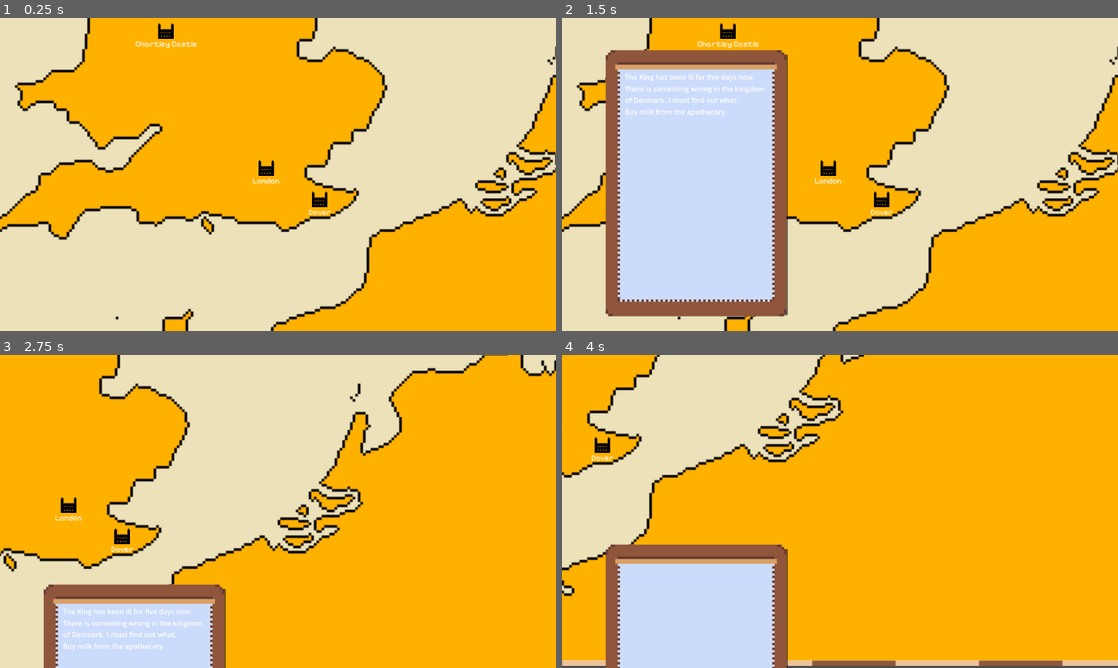
Above: before the commit, frames 1-4 (two rows, left to right).
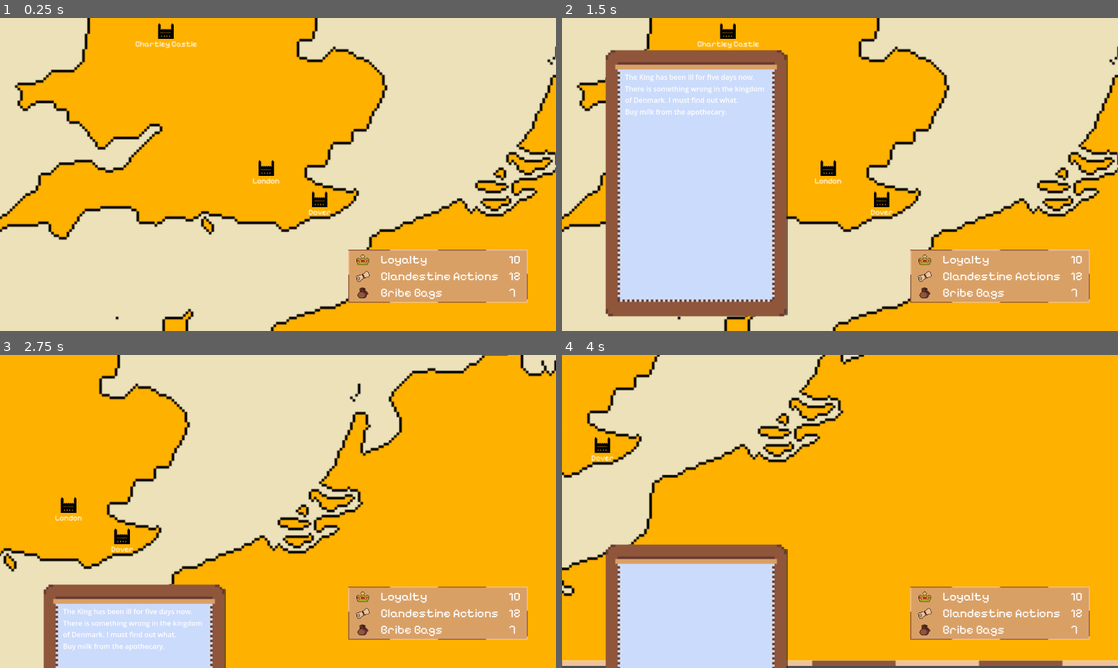
Above: after the commit, the same moments.

Repository: tsouthom/spymaster
Game: Godot game, scene res://scenes/main_map.tscn
Same seed, same stepped clock (60 frames per second), same inputs: the game is played once before the commit and once after it.
Inputs (mouse positions are in pixels of both pictures, inside the frame that each line leads up to):
- Up to frame 1 (0.25 s): no input
- Up to frame 2 (1.5 s): tap Enter at 0.5 s; move the mouse to (828, 168) at 0.52 s; hold N (toggle_notebook) 0.53-1.28 s; click (828, 168) at 0.67 s; move the mouse to (728, 190) at 1.27 s; tap N (toggle_notebook) at 1.35 s; click (728, 190) at 1.42 s
- Up to frame 3 (2.75 s): tap Space at 2 s; move the mouse to (333, 442) at 2.02 s; hold N (toggle_notebook) from 2.03 s (still down); click (333, 442) at 2.17 s
- Up to frame 4 (4 s): move the mouse to (684, 536) at 2.77 s; release N (toggle_notebook) at 2.78 s; tap N (toggle_notebook) at 2.85 s; click (684, 536) at 2.92 s; move the mouse to (1006, 558) at 3.52 s; hold N (toggle_notebook) from 3.53 s (still down); click (1006, 558) at 3.67 s

The runs differ from the first frame. In frame 1, 5.5% of the frame differs, in the area x 62-95%, y 74-92%; in frame 2, 5.5%; in frame 3, 5.5%; in frame 4, 5.5%.

Commit message:
PlayerMetrics autoload script added, MetricsUI scene created and added to the Main Map

Diff:
--- /dev/null
+++ b/assets/fonts/themes/ui_labels.tres
@@ -0,0 +1,16 @@
+[gd_resource type="Theme" load_steps=4 format=3 uid="uid://geqo1wfa7a58"]
+
+[ext_resource type="FontFile" uid="uid://dtr1gcyn3bjki" path="res://assets/fonts/Pixelify_Sans/PixelifySans-VariableFont_wght.ttf" id="1_e2wl5"]
+[ext_resource type="Texture2D" uid="uid://bq2q3wq50arho" path="res://assets/text_box.png" id="2_ieus7"]
+
+[sub_resource type="StyleBoxTexture" id="StyleBoxTexture_5i8vi"]
+texture = ExtResource("2_ieus7")
+texture_margin_left = 6.0
+texture_margin_top = 6.0
+texture_margin_right = 6.0
+texture_margin_bottom = 6.0
+
+[resource]
+Label/font_sizes/font_size = 28
+Label/fonts/font = ExtResource("1_e2wl5")
+PanelContainer/styles/panel = SubResource("StyleBoxTexture_5i8vi")
--- a/project.godot
+++ b/project.godot
@@ -15,11 +15,19 @@
 config/features=PackedStringArray("4.3", "Forward Plus")
 config/icon="res://icon.svg"
 
+[autoload]
+
+PlayerMetrics="*res://scripts/autoload/PlayerMetrics.gd"
+
 [display]
 
 window/size/viewport_width=1280
 window/size/viewport_height=720
 window/stretch/mode="viewport"
+
+[editor]
+
+version_control/autoload_on_startup=true
 
 [input]
 
--- a/scenes/main_map.tscn
+++ b/scenes/main_map.tscn
@@ -6,6 +6,7 @@
 [ext_resource type="Script" path="res://scripts/dialogue_markers.gd" id="4_jmcsn"]
 [ext_resource type="PackedScene" uid="uid://bdg27icubf848" path="res://scenes/map_marker.tscn" id="6_pnks2"]
 [ext_resource type="Script" path="res://scripts/camera_map.gd" id="6_y82m2"]
+[ext_resource type="PackedScene" uid="uid://c5sqndxne3l2" path="res://scenes/metrics_ui.tscn" id="7_afu3h"]
 
 [node name="Node2D" type="Node2D"]
 
@@ -58,3 +59,5 @@
 position_smoothing_enabled = true
 rotation_smoothing_enabled = true
 script = ExtResource("6_y82m2")
+
+[node name="MetricsUI" parent="." instance=ExtResource("7_afu3h")]
--- /dev/null
+++ b/scenes/metrics_ui.tscn
@@ -0,0 +1,73 @@
+[gd_scene load_steps=5 format=3 uid="uid://c5sqndxne3l2"]
+
+[ext_resource type="Theme" uid="uid://geqo1wfa7a58" path="res://assets/fonts/themes/ui_labels.tres" id="2_h4i3c"]
+[ext_resource type="Texture2D" uid="uid://c0h5c5chtr6u8" path="res://assets/crown.png" id="2_th7ly"]
+[ext_resource type="Texture2D" uid="uid://bwgvygi0r5dnm" path="res://assets/scroll.png" id="3_bih20"]
+[ext_resource type="Texture2D" uid="uid://dbsixdvs24jxs" path="res://assets/pouch.png" id="4_l0yh4"]
+
+[node name="MetricsUI" type="CanvasLayer"]
+
+[node name="PanelContainer" type="PanelContainer" parent="."]
+offset_left = 802.0
+offset_top = 533.0
+offset_right = 1215.0
+offset_bottom = 655.0
+theme = ExtResource("2_h4i3c")
+
+[node name="MarginContainer" type="MarginContainer" parent="PanelContainer"]
+layout_mode = 2
+theme_override_constants/margin_left = 10
+theme_override_constants/margin_right = 10
+
+[node name="GridContainer" type="GridContainer" parent="PanelContainer/MarginContainer"]
+layout_mode = 2
+theme_override_constants/h_separation = 24
+columns = 3
+
+[node name="LoyaltyIcon" type="TextureRect" parent="PanelContainer/MarginContainer/GridContainer"]
+layout_mode = 2
+texture = ExtResource("2_th7ly")
+expand_mode = 2
+stretch_mode = 5
+
+[node name="LoyaltyLabel" type="Label" parent="PanelContainer/MarginContainer/GridContainer"]
+layout_mode = 2
+theme = ExtResource("2_h4i3c")
+text = "Loyalty"
+
+[node name="LoyaltyPoints" type="Label" parent="PanelContainer/MarginContainer/GridContainer"]
+layout_mode = 2
+theme = ExtResource("2_h4i3c")
+text = "10"
+
+[node name="ClandestineIcon" type="TextureRect" parent="PanelContainer/MarginContainer/GridContainer"]
+layout_mode = 2
+texture = ExtResource("3_bih20")
+expand_mode = 2
+stretch_mode = 5
+
+[node name="ClandestineLabel" type="Label" parent="PanelContainer/MarginContainer/GridContainer"]
+layout_mode = 2
+theme = ExtResource("2_h4i3c")
+text = "Clandestine Actions"
+
+[node name="ClandestineMoves" type="Label" parent="PanelContainer/MarginContainer/GridContainer"]
+layout_mode = 2
+theme = ExtResource("2_h4i3c")
+text = "12"
+
+[node name="BribeIcon" type="TextureRect" parent="PanelContainer/MarginContainer/GridContainer"]
+layout_mode = 2
+texture = ExtResource("4_l0yh4")
+expand_mode = 2
+stretch_mode = 5
+
+[node name="BribeLabel" type="Label" parent="PanelContainer/MarginContainer/GridContainer"]
+layout_mode = 2
+theme = ExtResource("2_h4i3c")
+text = "Bribe Bags"
+
+[node name="BribeBags" type="Label" parent="PanelContainer/MarginContainer/GridContainer"]
+layout_mode = 2
+theme = ExtResource("2_h4i3c")
+text = "7"
--- /dev/null
+++ b/scripts/autoload/PlayerMetrics.gd
@@ -0,0 +1,12 @@
+extends Node
+
+var legitimacy = 10
+var bribe_bags = 7
+var cland_moves = 10
+
+func zero_legitimacy():
+	# Freeze game
+	get_tree().paused = true
+	# Play Game Over Message
+	# Back to Main Menu
+	pass
Binary file added: assets/crown.png
Not shown, added: assets/crown.png.import
Binary file changed: assets/dialogue_box _half_screen.png
Binary file removed: assets/light_gradient.png
Binary file added: assets/pouch.png
Not shown, added: assets/pouch.png.import
Binary file added: assets/scroll.png
Not shown, added: assets/scroll.png.import
Binary file added: assets/text_box.png
Not shown, added: assets/text_box.png.import
Not shown: 1 places in scenes/main_map.tscn that only renumber resources
Not shown, changed: .DS_Store
(and 2 more such lines)
